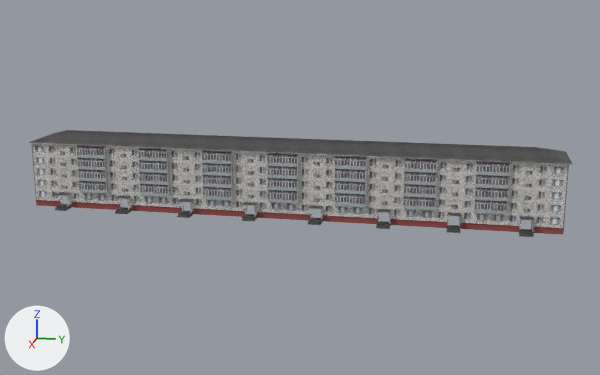
Two versions of the glTF model props/Etajka/Etajka.glb, one commit apart.
Both versions are drawn from a 50 mm camera at (242.2, 51.8, 68.5) aimed at (1.2, 3.6, 8.2). The lights are fixed; the arrows at lower left show +X, +Y and +Z. Where no turn or scale is listed for an object, it has been applied to the vertices. Vertices at the same position are counted once.

The first picture shows 'Long5Hrush'.
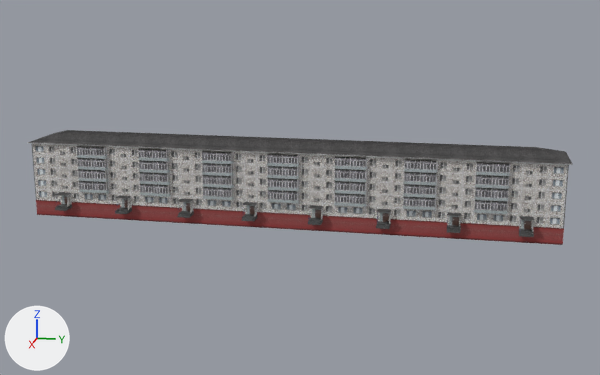
Diff of the bpy script that builds the scene:
```diff
--- a/props/Etajka/Etajka.glb.py
+++ b/props/Etajka/Etajka.glb.py
@@ me_plane_001 @@
 # used by ob_long5hrush; location = (0.0, 0.0, 0.0)
-me_plane_001.from_pydata(...)  # 5278 vertices, 10020 faces; spans x -10.0..12.0, y -81.0..81.0, z 0.0..23.0
+me_plane_001.from_pydata(...)  # 5410 vertices, 10190 faces; spans x -10.0..12.0, y -81.0..81.0, z -3.0..23.0
+# me_plane_001 part 1: a new loose piece of 16 vertices spanning x 8.0, y -71.0..-69.0, z 1.0..4.0, in mat_doorbalc (picture img_panelhousedoor)
+# me_plane_001 part 2: a new loose piece of 16 vertices spanning x 8.0, y -51.0..-49.0, z 1.0..4.0, in mat_doorbalc (picture img_panelhousedoor)
+# me_plane_001 part 3: a new loose piece of 16 vertices spanning x 8.0, y -31.0..-29.0, z 1.0..4.0, in mat_doorbalc (picture img_panelhousedoor)
+# me_plane_001 part 4: a new loose piece of 16 vertices spanning x 8.0, y -11.0..-9.0, z 1.0..4.0, in mat_doorbalc (picture img_panelhousedoor)
+# me_plane_001 part 5: a new loose piece of 16 vertices spanning x 8.0, y 9.0..11.0, z 1.0..4.0, in mat_doorbalc (picture img_panelhousedoor)
+# me_plane_001 part 6: a new loose piece of 16 vertices spanning x 8.0, y 29.0..31.0, z 1.0..4.0, in mat_doorbalc (picture img_panelhousedoor)
+# me_plane_001 part 7: a new loose piece of 16 vertices spanning x 8.0, y 49.0..51.0, z 1.0..4.0, in mat_doorbalc (picture img_panelhousedoor)
+# me_plane_001 part 8: a new loose piece of 16 vertices spanning x 8.0, y 69.0..71.0, z 1.0..4.0, in mat_doorbalc (picture img_panelhousedoor)
+# me_plane_001 part 9
+# 4 vertices are added at (-8.0, -80.0, -3.0), (-8.0, 80.0, -3.0), (8.0, -80.0, -3.0), (8.0, 80.0, -3.0)
+# 10 new faces join them, mat_fd (picture img_fuoundament)
 me_plane_001.materials.append(mat_facade)
```

Where the change shows, as pixel boxes (x1, y1, x2, y2) in the pictures (600 x 375 px):
'Long5Hrush', reshaped (7% taller)
    before: (28, 130, 573, 237)
    after: (28, 130, 573, 245)
part 1 of me_plane_001, added
    after: (62, 195, 70, 204)
part 2 of me_plane_001, added
    after: (122, 199, 130, 208)
part 3 of me_plane_001, added
    after: (183, 202, 192, 211)
part 4 of me_plane_001, added
    after: (247, 205, 255, 215)
part 5 of me_plane_001, added
    after: (312, 209, 321, 218)
part 6 of me_plane_001, added
    after: (380, 212, 389, 222)
part 7 of me_plane_001, added
    after: (449, 216, 459, 226)
part 8 of me_plane_001, added
    after: (521, 219, 531, 230)
part 9 of me_plane_001, added (brown)
    after: (36, 205, 563, 245)
